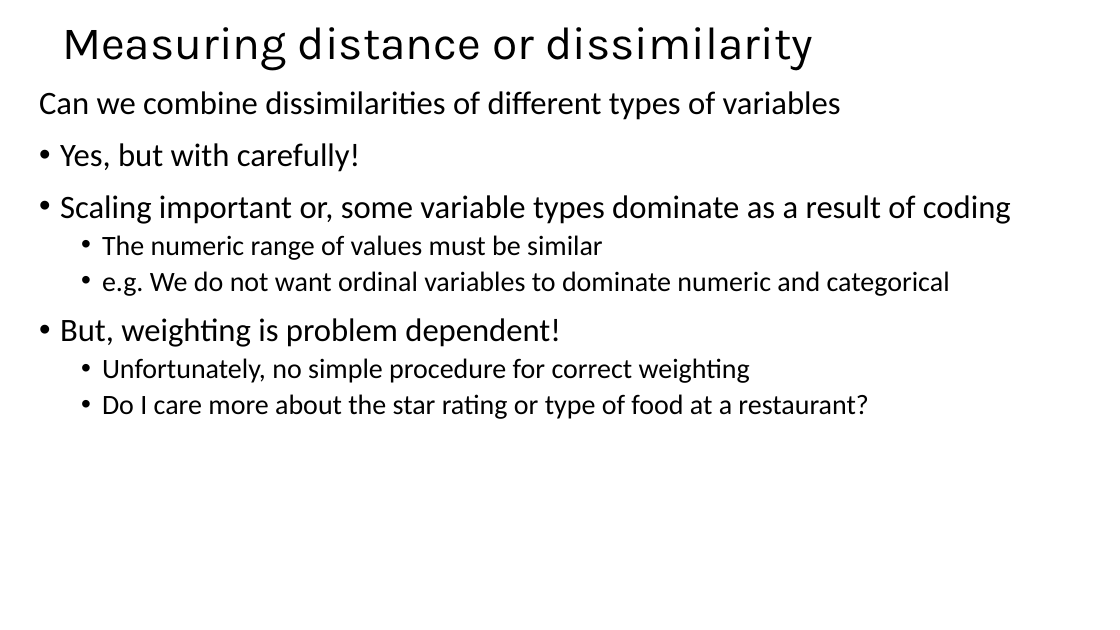
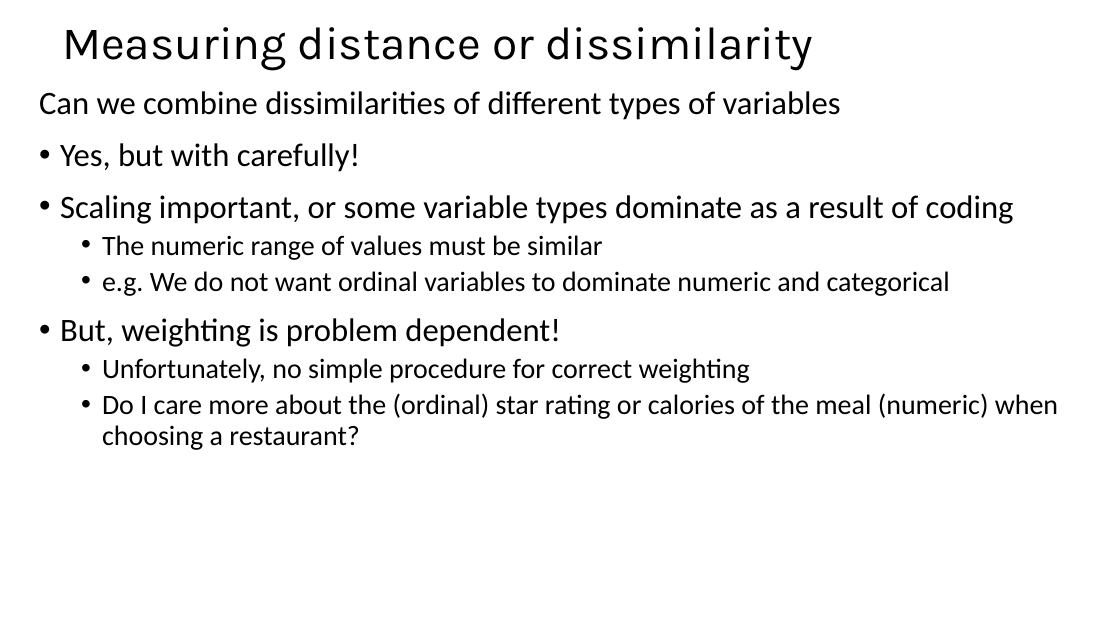
Before and after one commit to StephenElston/CSCI-E-108, a slide deck: slide 19 of slides/4_DistanceAndSimilarityMeasures_Part1.pptx (slide 18 before the commit). Drawn at 1120x630 pixels with LibreOffice and Linux fonts; fonts in the diff are those of the drawing. Boxes give left, top, right and bottom in pixels: in the first picture for what was removed or moved away, otherwise in the second. Text is boxed around its words. In the diff, an @@ line names an element or a change of style, - is before the commit and + after.

```diff
--- a/slides/4_DistanceAndSimilarityMeasures_Part1.pptx
+++ b/slides/4_DistanceAndSimilarityMeasures_Part1.pptx
@@ text at (x1=60, y1=195, x2=1014, y2=224): text changed @@
-• Scaling important or, some variable types dominate as a result of coding
+• Scaling important, or some variable types dominate as a result of coding
@@ text at (x1=102, y1=393, x2=1058, y2=450): text changed @@
-  • Do I care more about the star rating or type of food at a restaurant?
+  • Do I care more about the (ordinal) star rating or calories of the meal (numeric) when choosing a restaurant?
```
Also in this commit, not shown: 7 other slides changed, 7 slides added.
